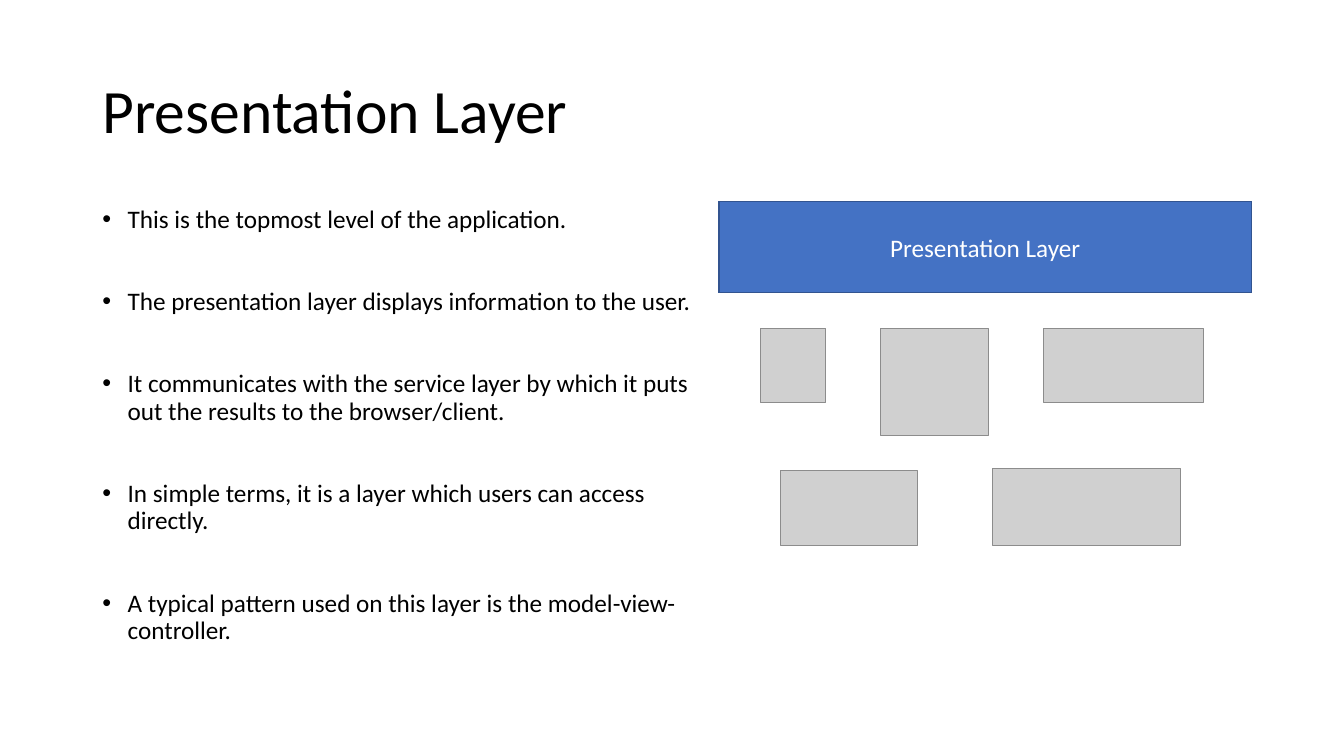
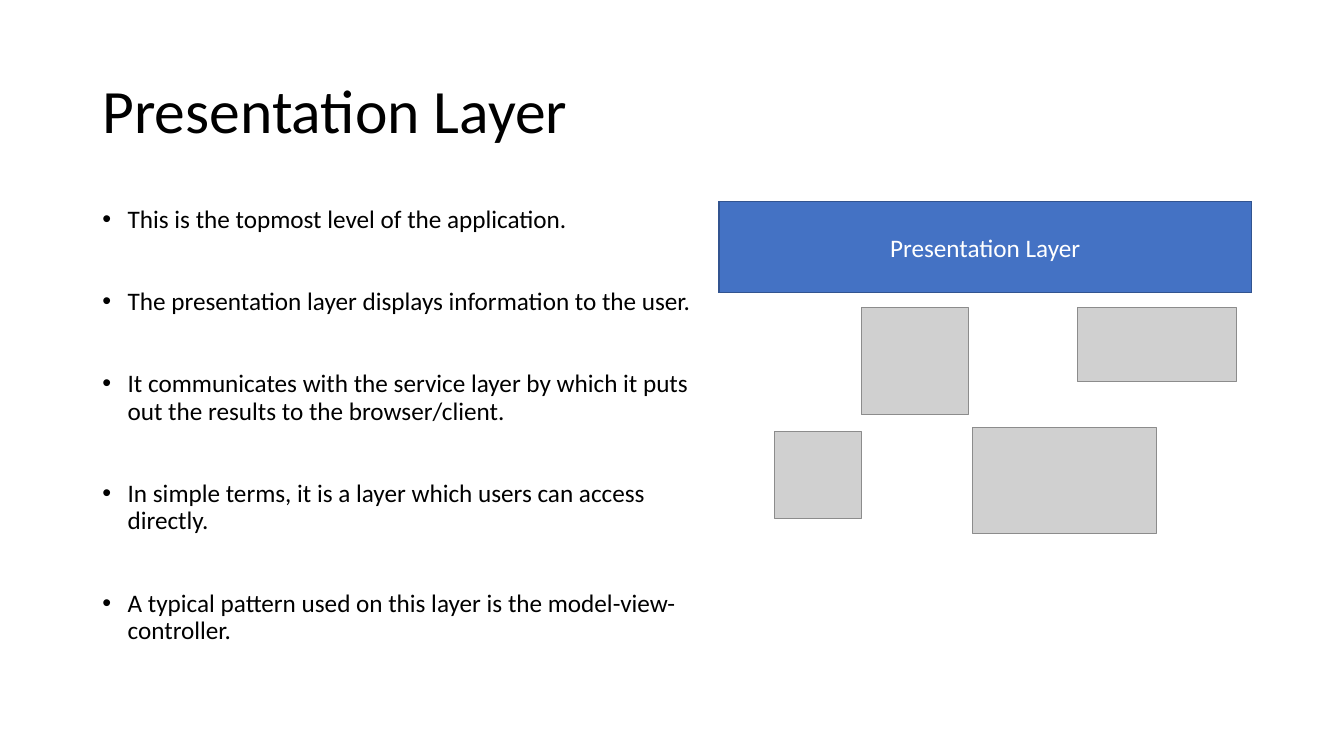
Before and after one commit to fnmps/multilayer-java-template, a slide deck: slide 3 of multilayer-template/Documentation/Multilayer applications.pptx. Drawn at 1344x756 pixels with LibreOffice and Linux fonts; fonts in the diff are those of the drawing; grey boxes stand for pictures. Boxes give left, top, right and bottom in pixels: in the first picture for what was removed or moved away, otherwise in the second. Text is boxed around its words. In the diff, an @@ line names an element or a change of style, - is before the commit and + after.

```diff
--- a/multilayer-template/Documentation/Multilayer applications.pptx
+++ b/multilayer-template/Documentation/Multilayer applications.pptx
@@ picture removed at (x1=761, y1=329, x2=827, y2=403) @@
@@ picture moved from (x1=881, y1=329, x2=988, y2=436) to (x1=861, y1=308, x2=968, y2=414) @@
@@ picture moved from (x1=1044, y1=329, x2=1204, y2=402) to (x1=1078, y1=308, x2=1238, y2=381) @@
@@ picture added at (x1=774, y1=432, x2=861, y2=518) @@
@@ picture added at (x1=973, y1=427, x2=1157, y2=532) @@
@@ picture removed at (x1=780, y1=471, x2=919, y2=545) @@
@@ picture removed at (x1=993, y1=468, x2=1181, y2=545) @@
```
Also in this commit, not shown: 3 other slides changed, 3 other files.
